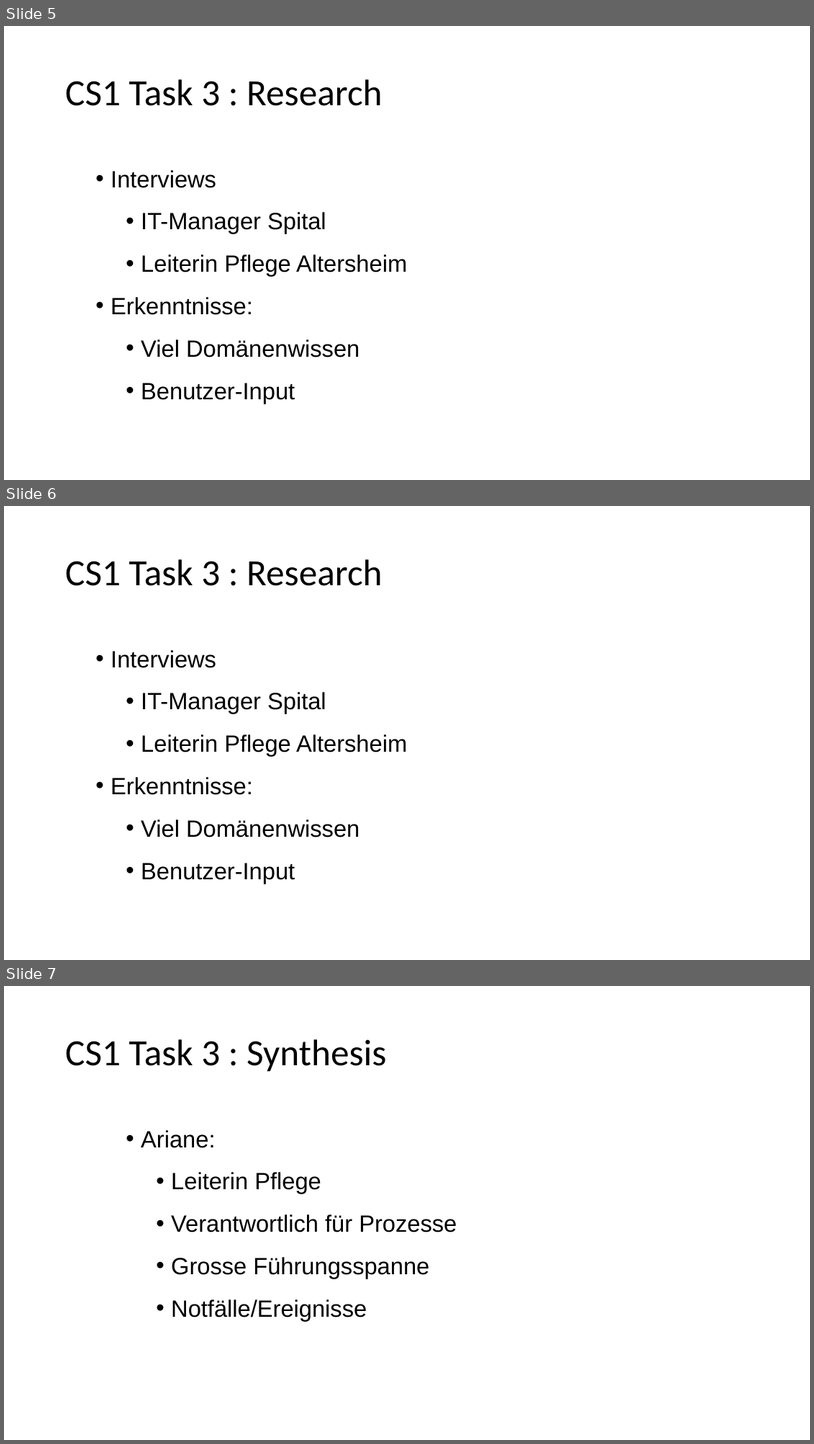
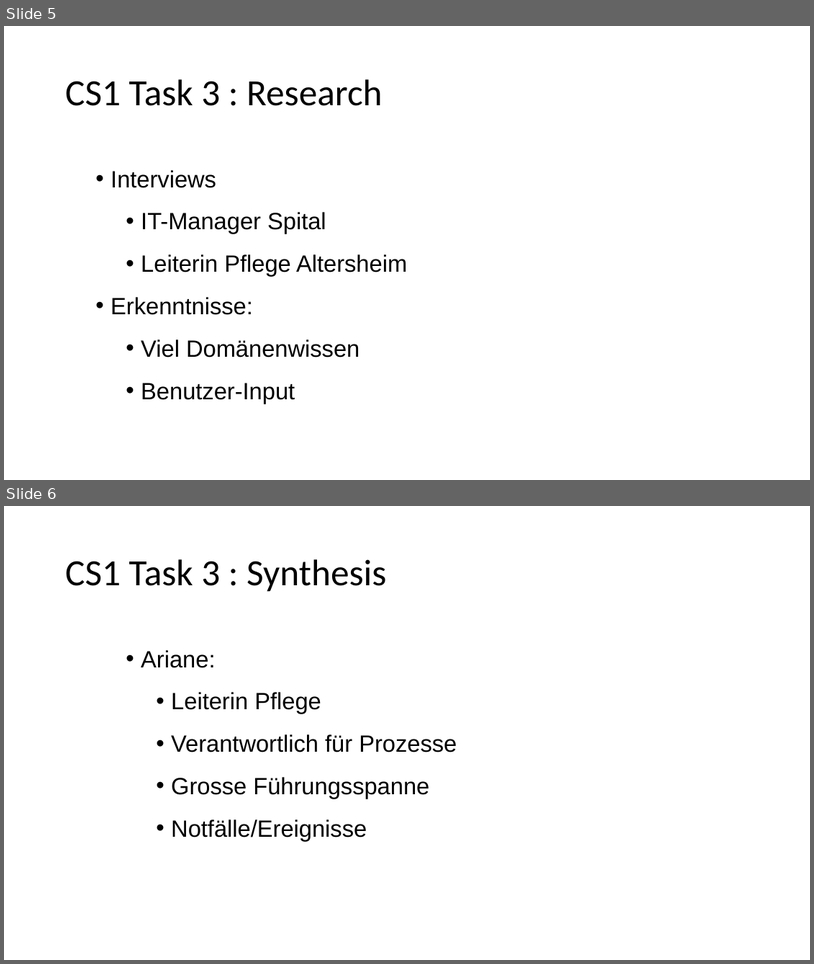
Before and after one commit to s-thoeni/ch.bfh.bti7081.s2016.white, a slide deck: doc/task03/cs1_task03_Design-Thinking.pptx. Shown one above the other, each under a label of ours: slides 5, 6 and 7 before the commit, slides 5 and 6 after it. The pictures are 814x1444 and 814x964 pixels, drawn with LibreOffice and Linux fonts; fonts in the diff are those of the drawing. Boxes give left, top, right and bottom in pixels: in the first picture for what was removed or moved away, otherwise in the second. Text is boxed around its words. In the diff, an @@ line names an element or a change of style, - is before the commit and + after.

```diff
--- a/doc/task03/cs1_task03_Design-Thinking.pptx
+++ b/doc/task03/cs1_task03_Design-Thinking.pptx
@@ slide 6 removed at [4, 506, 810, 960], background #FFFFFF @@
@@ text removed at [65, 559, 382, 586] @@
-CS1 Task 3 : Research
@@ text removed at [111, 650, 407, 883] @@
-  • Interviews
-    • IT-Manager Spital
-    • Leiterin Pflege Altersheim
-  • Erkenntnisse:
-    • Viel Domänenwissen
-    • Benutzer-Input
@@ what was slide 7 is now slide 6 @@
```
Also in this commit, not shown: 3 slides changed.
